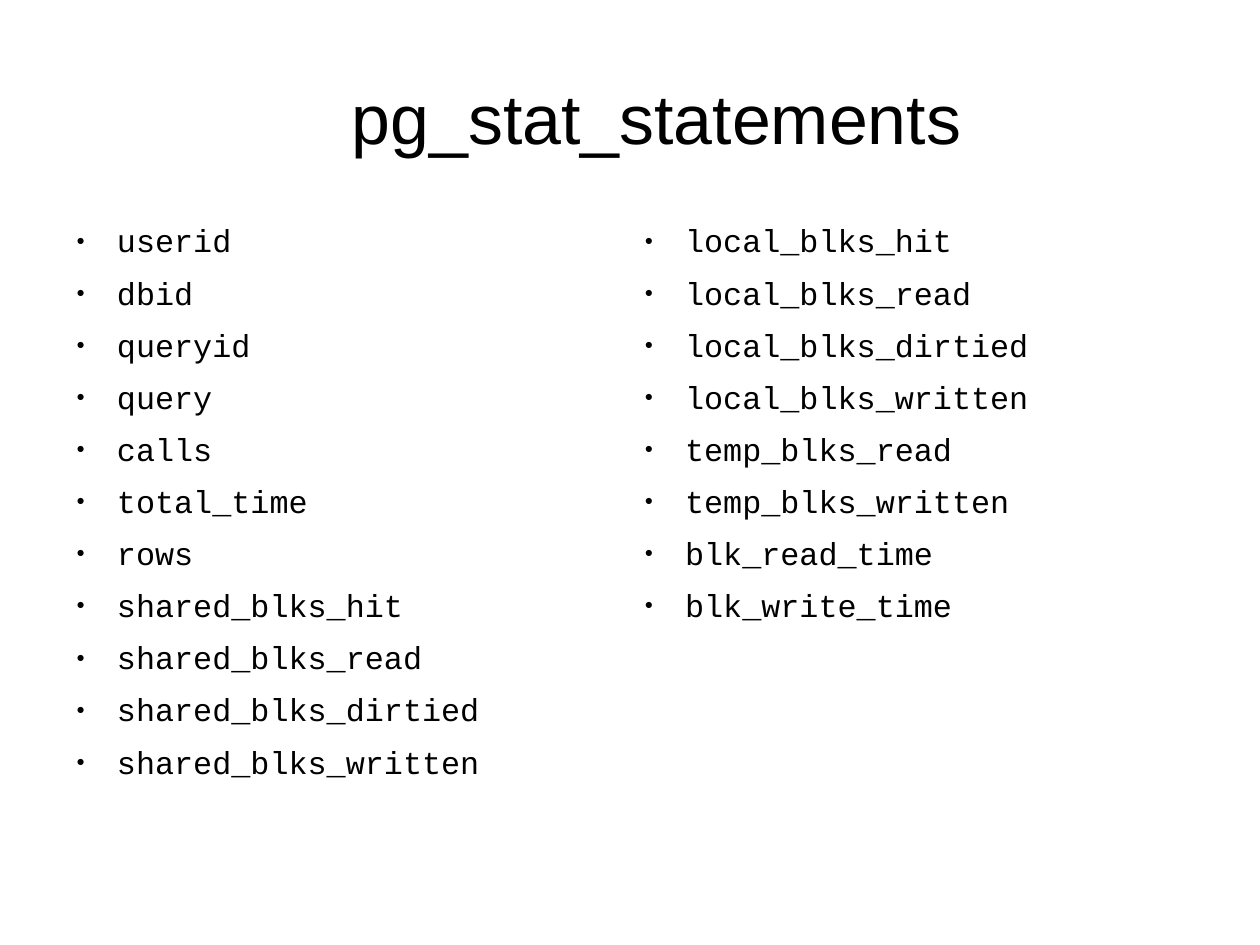
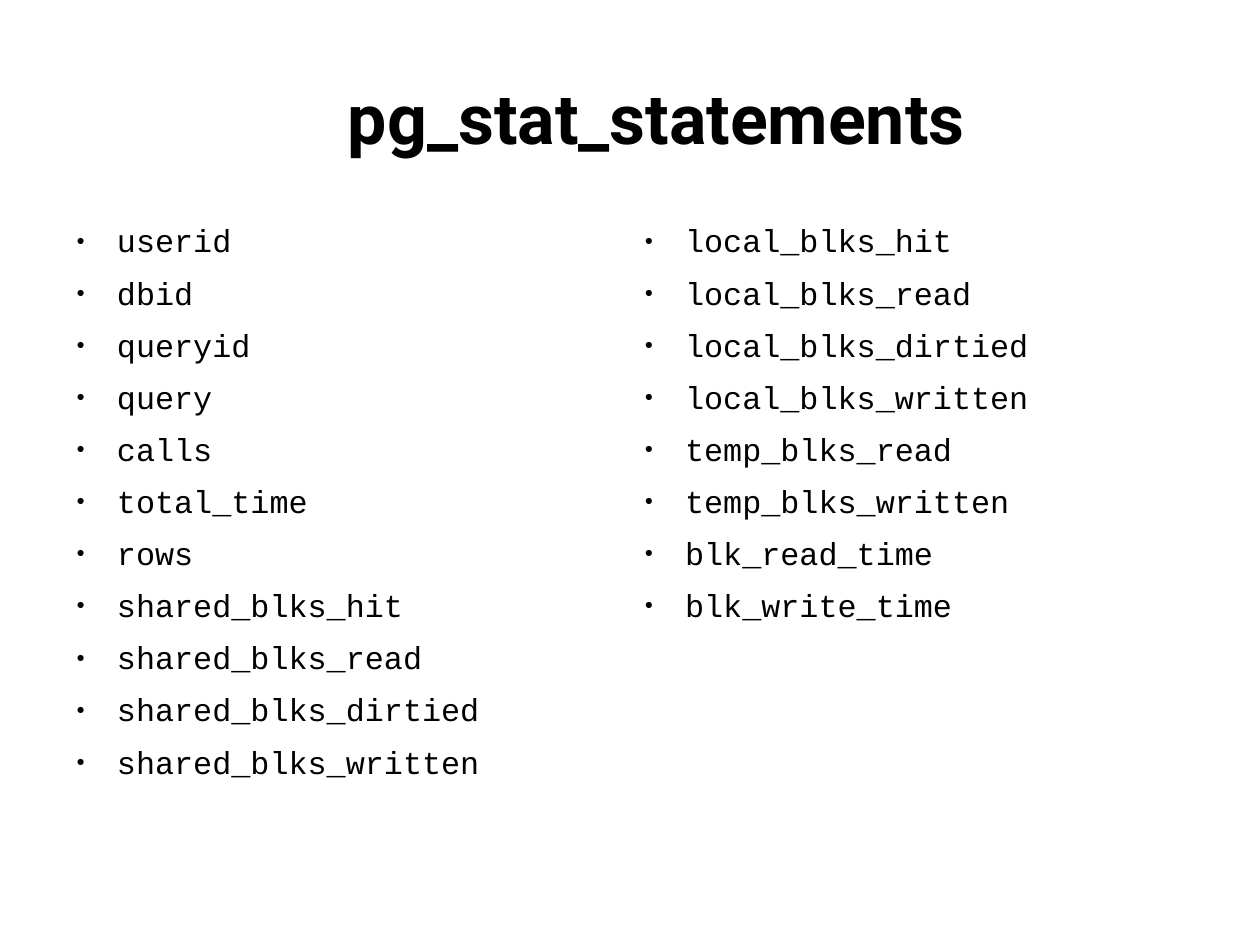
Before and after one commit to tvondra/perf_tuning_training, a slide deck: slide 54 of perf-tuning-training.odp. Drawn at 1260x945 pixels with LibreOffice and Linux fonts; fonts in the diff are those of the drawing. Boxes give left, top, right and bottom in pixels: in the first picture for what was removed or moved away, otherwise in the second. Text is boxed around its words. In the diff, an @@ line names an element or a change of style, - is before the commit and + after.

```diff
--- a/perf-tuning-training.odp
+++ b/perf-tuning-training.odp
@@ title "pg_stat_statements" at (348, 98, 965, 159): font Arial to Roboto, bold on @@
```
Also in this commit, not shown: 1 other slide changed, 2 other files.
